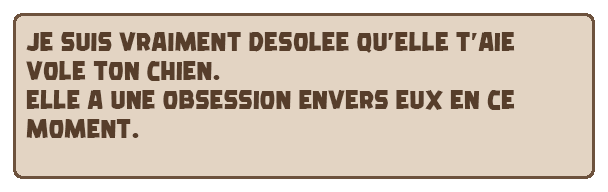
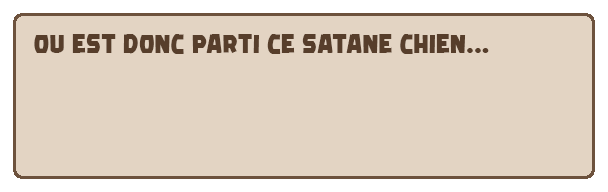
Revision of a layered 608×192 image; what changed, layer by layer:
hid "Je suis vraiment desolee qu’elle t’aie vole ton chien. Elle a u" over left=26, top=32, right=515, bottom=138
added layer "Ou est donc parti ce satane chien..." above "DROUPIK !!??" over left=34, top=34, right=489, bottom=54
